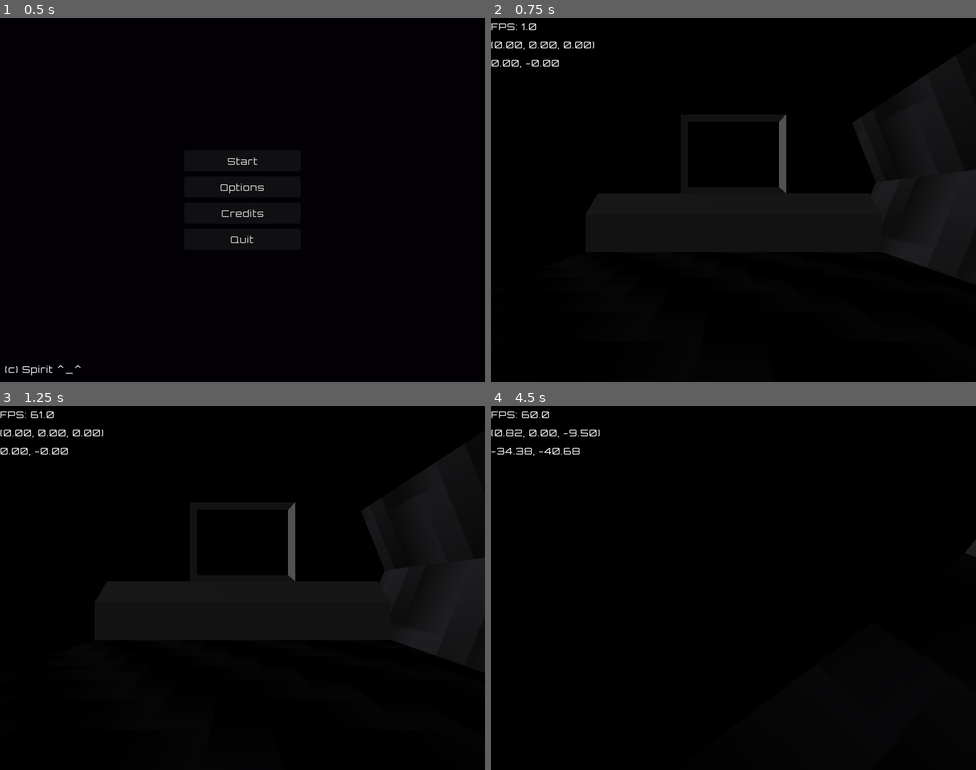
Above: before the commit, frames 1-4 (two rows, left to right).
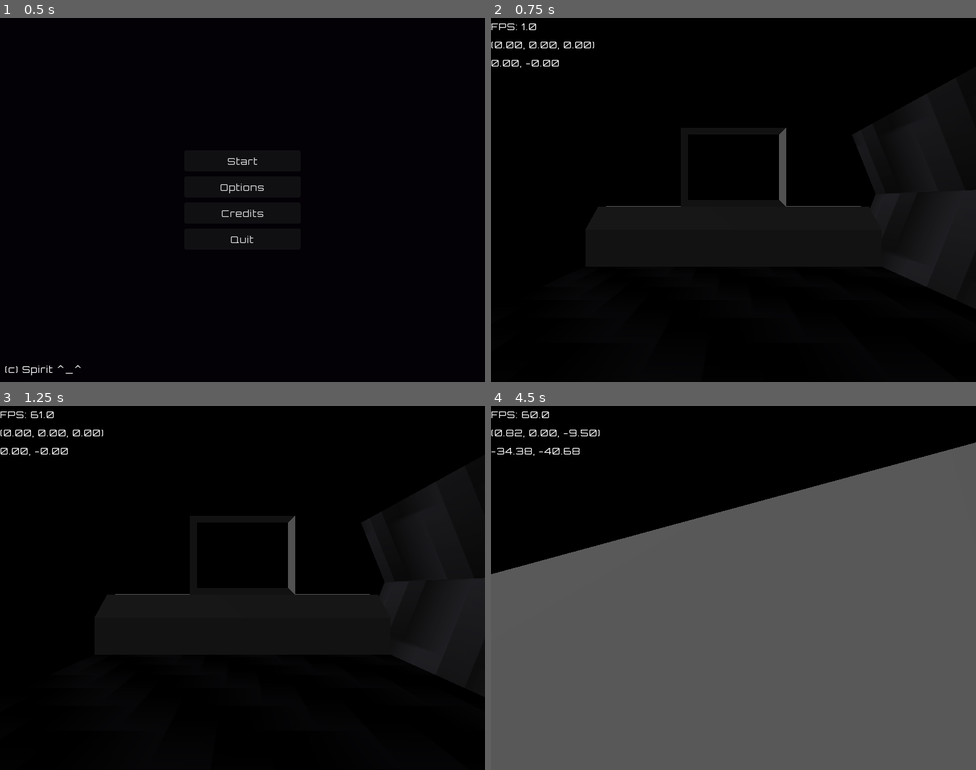
Above: after the commit, the same moments.

Repository: amr-engineer/void-ship
Game: Godot game, scene res://menus/main.tscn
The game is run twice, just before and just after one commit, with the same random seed, the same clock (stepped at 60 frames per second) and the same inputs.
Inputs (mouse positions are in pixels of both pictures, inside the frame that each line leads up to):
- Up to frame 1 (0.5 s): no input
- Up to frame 2 (0.75 s): click "Start" at 0.5 s
- Up to frame 3 (1.25 s): no input
- Up to frame 4 (4.5 s): move the mouse to (757, 588) at 1.27 s; hold Shift (sprint) 1.28-2.03 s; hold W (move_forward) from 1.28 s (still down); tap Space (jump) at 1.52, 2.27, 3.77 s; move the mouse to (709, 588) at 2.02 s; tap Shift (sprint) at 2.1, 3.6 s; move the mouse to (743, 580) at 2.77 s; hold Shift (sprint) 2.78-3.53 s; move the mouse to (728, 595) at 3.52 s; move the mouse to (767, 591) at 4.27 s; hold Shift (sprint) from 4.28 s (still down)

Frame 1 is identical in both runs. In frame 2, 0.8% of the frame differs, in the area x 23-92%, y 15-74%; in frame 3, 0.8%; in frame 4, 72%, in the area x 0-100%, y 10-100%.

Commit message:
increse player character height

Diff:
--- a/player/player.tscn
+++ b/player/player.tscn
@@ -8,8 +8,10 @@
 
 [sub_resource type="CapsuleMesh" id="CapsuleMesh_u8vuu"]
 material = SubResource("StandardMaterial3D_u8vuu")
+height = 2.5
 
 [sub_resource type="CapsuleShape3D" id="CapsuleShape3D_u8vuu"]
+height = 2.5
 
 [node name="Player" type="CharacterBody3D" unique_id=2022565502 node_paths=PackedStringArray("camera")]
 collision_layer = 2
@@ -32,19 +34,19 @@
 
 [node name="Camera3D" type="Camera3D" parent="SubViewportContainer/SubViewport" unique_id=1460222544]
 unique_name_in_owner = true
-transform = Transform3D(1, 0, 0, 0, 1, 0, 0, 0, 1, 0, 1.75, 0)
+transform = Transform3D(1, 0, 0, 0, 1, 0, 0, 0, 1, 0, 2.25, 0)
 current = true
 
 [node name="head" type="RemoteTransform3D" parent="." unique_id=349548872]
-transform = Transform3D(1, 0, 0, 0, 1, 0, 0, 0, 1, 0, 1.75, 0)
+transform = Transform3D(1, 0, 0, 0, 1, 0, 0, 0, 1, 0, 2.25, 0)
 remote_path = NodePath("../SubViewportContainer/SubViewport/Camera3D")
 
 [node name="MeshInstance3D" type="MeshInstance3D" parent="." unique_id=1480402327]
-transform = Transform3D(1, 0, 0, 0, 1, 0, 0, 0, 1, 0, 1, 0)
+transform = Transform3D(1, 0, 0, 0, 1, 0, 0, 0, 1, 0, 1.25, 0)
 mesh = SubResource("CapsuleMesh_u8vuu")
 
 [node name="CollisionShape3D" type="CollisionShape3D" parent="." unique_id=749035103]
-transform = Transform3D(1, 0, 0, 0, 1, 0, 0, 0, 1, 0, 1, 0)
+transform = Transform3D(1, 0, 0, 0, 1, 0, 0, 0, 1, 0, 1.25, 0)
 shape = SubResource("CapsuleShape3D_u8vuu")
 
 [node name="UI" type="Control" parent="." unique_id=790134982]
